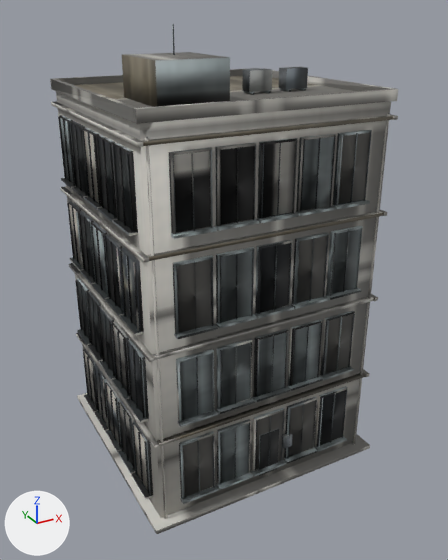
Renders of the OBJ model App/assets/lod/buildings/commercial/office_004.lod1.obj from each side of a commit.
One viewpoint serves both versions: a 50 mm camera at (-10.04, -19.05, 15.93) aimed at (0.11, -0.59, 6.7). The axes (+X, +Y, +Z) are drawn at lower left. The lights are the same throughout. The picture after the commit comes second. Where no turn or scale is listed for an object, it has been applied to the vertices.

In view in the first picture: 'office_004'.
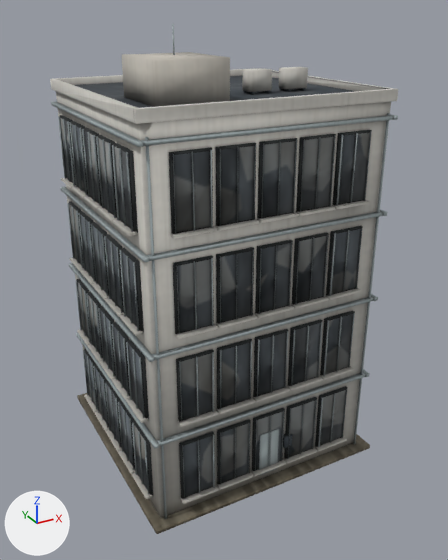
Changed parts and their boxes (x1, y1, x2, y2) in the pictures (448 x 560 px; the box of a moved part takes in the faces that stretch with it):
part 1 of me_office_004, moved or reshaped
    before: (52, 79, 305, 499)
    after: (72, 70, 398, 519)
part 2 of me_office_004, surface changed
    both: (51, 24, 398, 534)

What the commit changed:
me_office_004 is used by ob_office_004; location (0.0, 0.0, 0.0).
me_office_004 had 3207 vertices, 4304 faces and spanned x -4.6..4.6, y -4.4..4.4, z 0.0..15.5.
me_office_004 now has 3262 vertices, 4303 faces, 9 loose edges and spans x -4.6..4.6, y -4.4..4.4, z 0.0..15.5.
me_office_004 part 1: 58 vertices moved within x -4.5..4.5, y -4.3..4.3, z 0.7..13.9; 3 vertices removed from x -4.3..4.2, y -4.0..4.0, z 13.6; 58 vertices added at x -4.4..4.4, y -4.2..4.2, z 0.7..13.6.
me_office_004 part 2: 3795 kept faces spanning x -4.6..4.6, y -4.4..4.4, z 0.0..15.5 get new texture (UV) coordinates.
